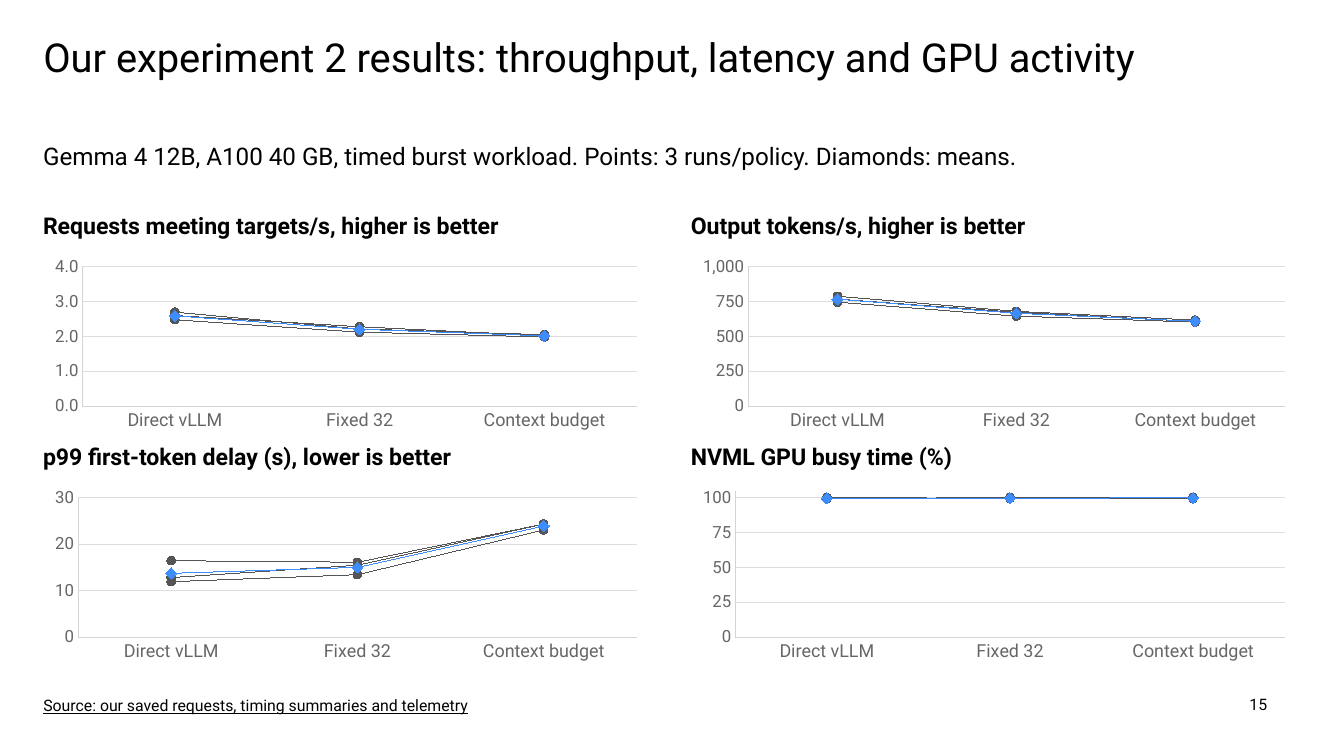
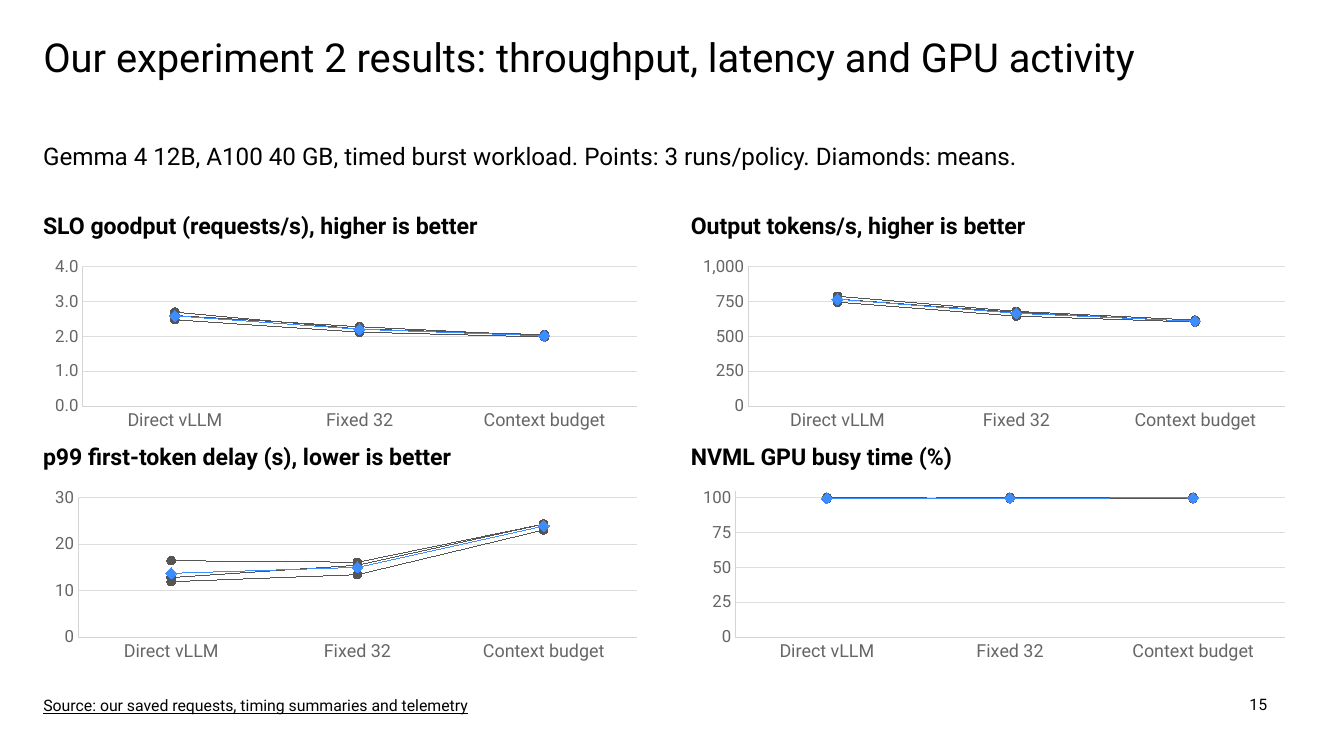
Before and after one commit to nileshsarkar-ai/Inference-Optimization, a slide deck: slide 15 of Inference_Optimization_Final.pptx. Drawn at 1344x756 pixels with LibreOffice and Linux fonts; fonts in the diff are those of the drawing. Boxes give left, top, right and bottom in pixels: in the first picture for what was removed or moved away, otherwise in the second. Text is boxed around its words. In the diff, an @@ line names an element or a change of style, - is before the commit and + after.

Commit message:
Frame the research question around SLO goodput and controlled progression

```diff
--- a/Inference_Optimization_Final.pptx
+++ b/Inference_Optimization_Final.pptx
@@ text at box(43, 216, 478, 239): text changed @@
-Requests meeting targets/s, higher is better
+SLO goodput (requests/s), higher is better
```
Also in this commit, not shown: 2 other slides changed, 1 slide added, 1 slide removed, 7 other files.
